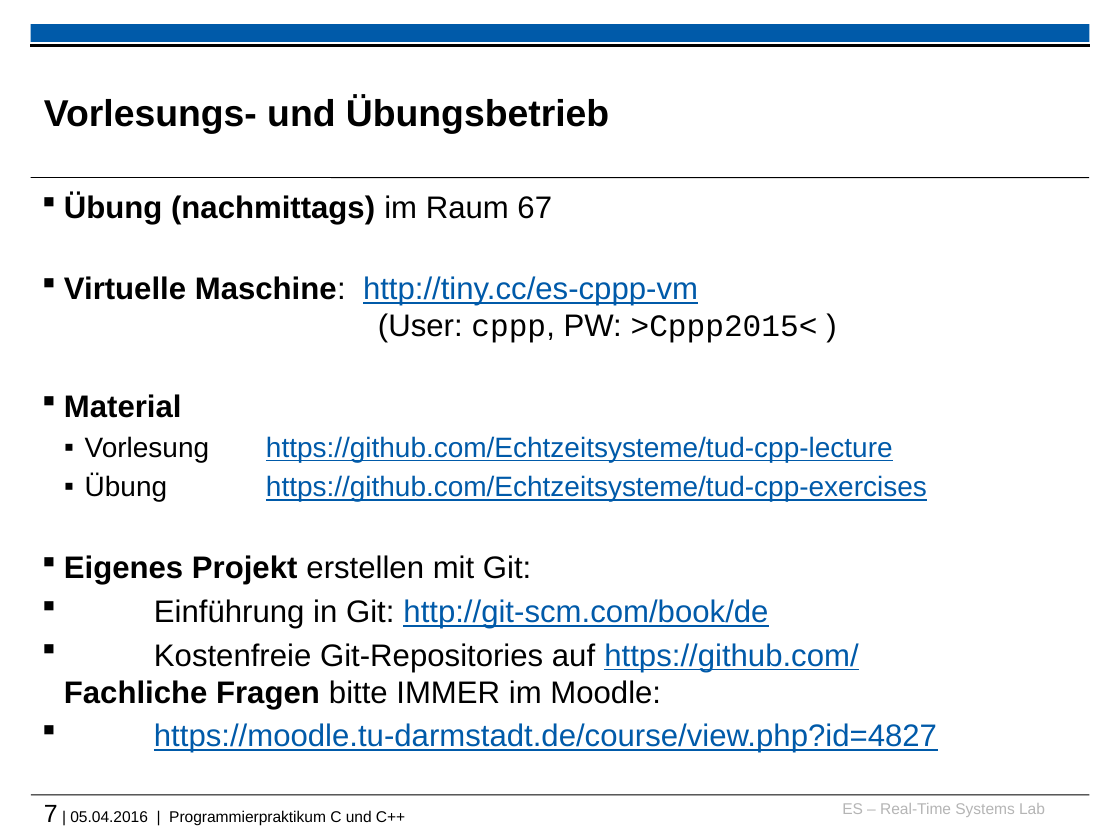
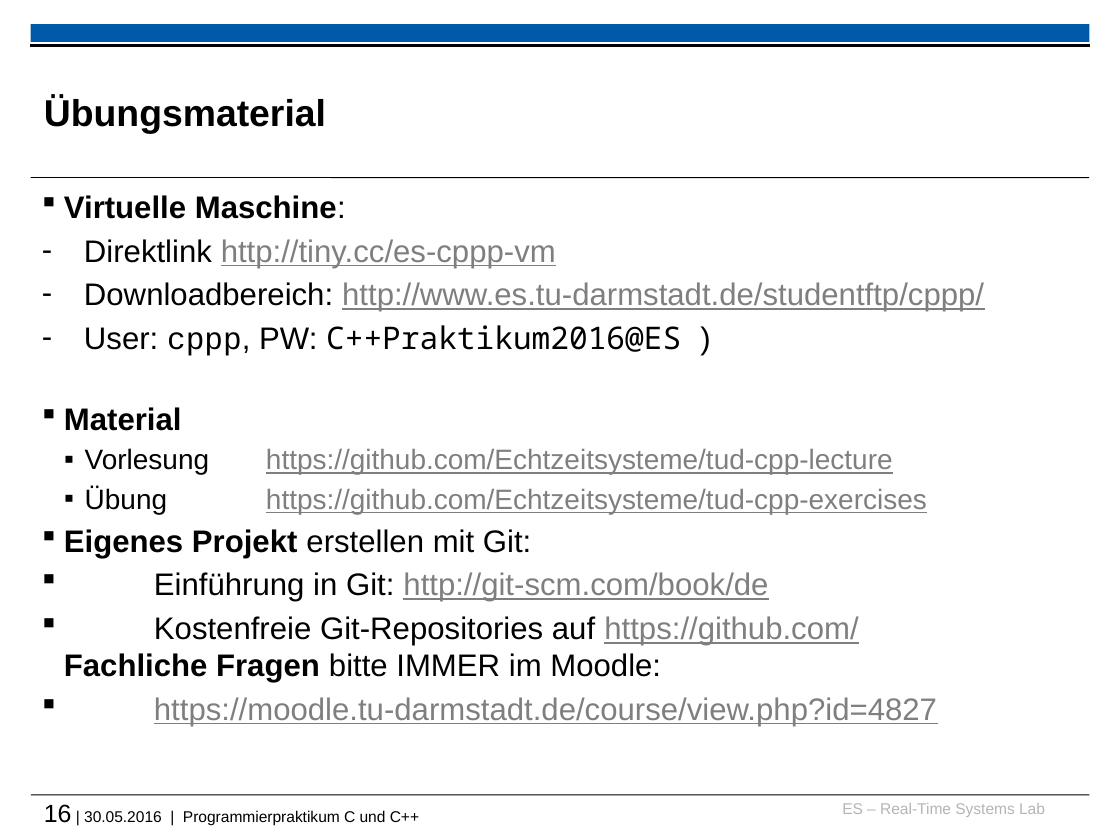
Before and after one commit to h82k/tud-cppp, a slide deck: slide 16 of cppp_lecture.pptx (slide 7 before the commit). Drawn at 1120x840 pixels with LibreOffice and Linux fonts; fonts in the diff are those of the drawing; background and template pictures are left out. Boxes give left, top, right and bottom in pixels: in the first picture for what was removed or moved away, otherwise in the second. Text is boxed around its words. In the diff, an @@ line names an element or a change of style, - is before the commit and + after.

```diff
--- a/cppp_lecture.pptx
+++ b/cppp_lecture.pptx
@@ title at (44, 96, 326, 133): text changed @@
-Vorlesungs- und Übungsbetrieb
+Übungsmaterial
@@ text at (64, 195, 984, 356): text changed @@
-Übung (nachmittags) im Raum 67
-Virtuelle Maschine: http://tiny.cc/es-cppp-vm
-(User: cppp, PW: >Cppp2015< )
+Virtuelle Maschine:
+– Direktlink http://tiny.cc/es-cppp-vm
+– Downloadbereich: http://www.es.tu-darmstadt.de/studentftp/cppp/
+– User: cppp, PW: C++Praktikum2016@ES )
@@ text at (64, 448, 937, 726): text colour #005AA9 to #7F7F7F in "https://github.com/Echtzeitsysteme/tud-cpp-lecture", "https://github.com/Echtzeitsysteme/tud-cpp-exercises", "http://git-scm.com/book/de", "https://github.com/" and 1 more places @@
@@ text at (44, 804, 419, 825): text changed @@
-7 | 05.04.2016 | Programmierpraktikum C und C++
+16 | 30.05.2016 | Programmierpraktikum C und C++
```
Also in this commit, not shown: 80 other slides changed, 20 slides added, 14 slides removed, 1 other file.
